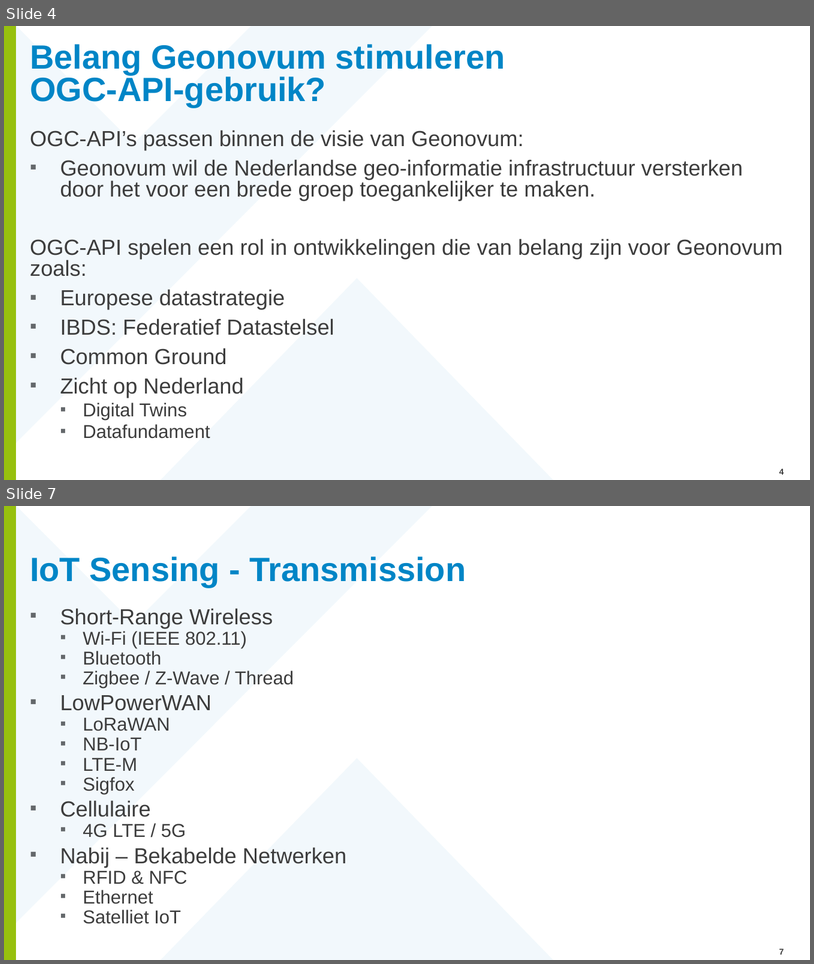
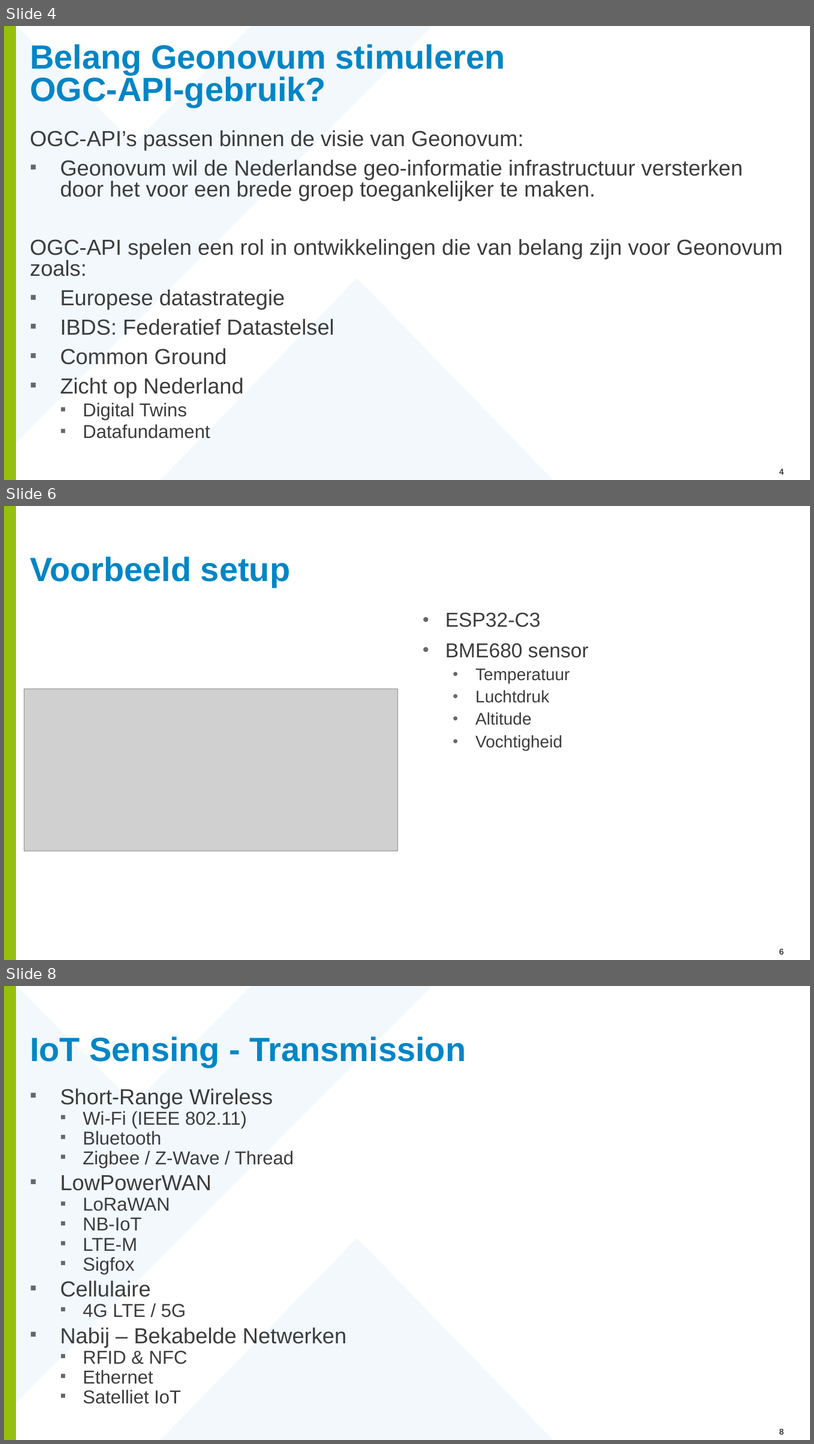
Before and after one commit to Geonovum/Workshop-OGC-Sensor-APIs-basis, a slide deck: Presentatie/SensorThingsAPI_AbInitio.pptx. Shown one above the other, each under a label of ours: slides 4 and 7 before the commit, slides 4, 6 and 8 after it; the slides between them are not shown. The pictures are 814x964 and 814x1444 pixels, drawn with LibreOffice and Linux fonts; fonts in the diff are those of the drawing; grey boxes stand for pictures; background and template pictures are left out. Boxes give left, top, right and bottom in pixels: in the first picture for what was removed or moved away, otherwise in the second. Text is boxed around its words. In the diff, an @@ line names an element or a change of style, - is before the commit and + after.

```diff
--- a/Presentatie/SensorThingsAPI_AbInitio.pptx
+++ b/Presentatie/SensorThingsAPI_AbInitio.pptx
@@ slide 6 added at box(4, 506, 810, 960), background #FFFFFF; not listed: 1 template element that a slide beside it also shows @@
@@ title added at box(30, 556, 290, 587), 40 pt, text #0085C6, bold @@
+Voorbeeld setup
@@ text added at box(446, 612, 589, 750), 20 pt, text #3C3C3C @@
+• ESP32-C3
+• BME680 sensor
+  • Temperatuur
+  • Luchtdruk
+  • Altitude
+  • Vochtigheid
@@ picture added at box(24, 688, 398, 852) @@
@@ page number added at box(780, 948, 785, 954), 10 pt, text #3C3C3C, bold @@
+6
@@ what was slide 7 is now slide 8 @@
@@ page number at box(780, 1428, 785, 1434): text changed @@
-7
+8
```
Also in this commit, not shown: 7 slides changed, 1 other slide added, 1 slide removed.
